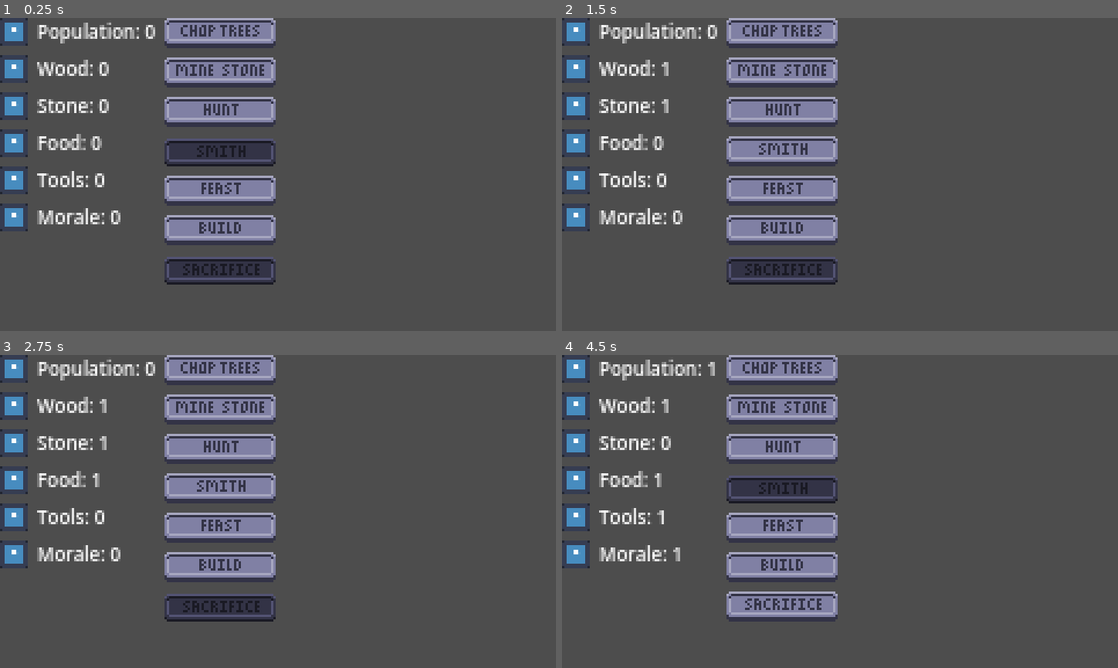
Above: before the commit, frames 1-4 (two rows, left to right).
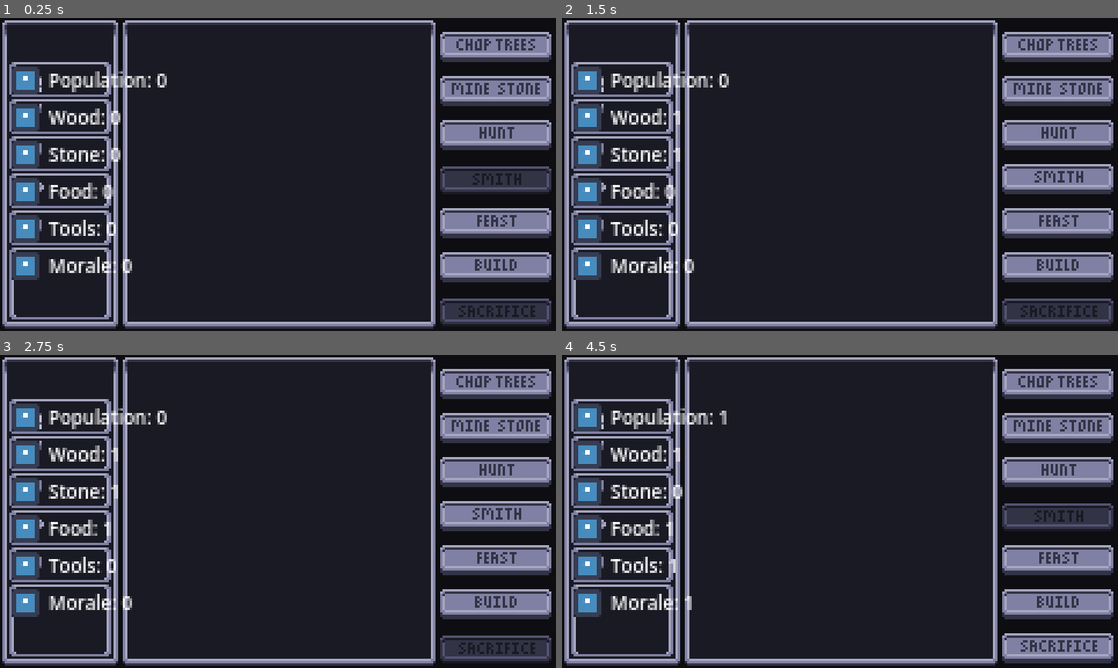
Above: after the commit, the same moments.

Repository: Gugubo/Inevitable
Game: Godot game, scene res://main.tscn
The game is run twice, just before and just after one commit, with the same random seed, the same clock (stepped at 60 frames per second) and the same inputs. The engine's default icon, where the game draws it, is replaced by a stand-in: a white triangle on a blue panel in a dark square.
Inputs (mouse positions are in pixels of both pictures, inside the frame that each line leads up to; where the layout moved, square brackets give the same spot in the first picture):
- Up to frame 1 (0.25 s): no input
- Up to frame 2 (1.5 s): click (1056, 46) [784, 33] at 0.5 s; click (1056, 89) [784, 71] at 1.25 s
- Up to frame 3 (2.75 s): click (494, 470) [222, 448] at 2 s
- Up to frame 4 (4.5 s): click (1056, 514) [784, 489] at 2.75 s; click (1056, 561) [784, 527] at 3.5 s; click (1056, 605) [784, 567] at 4.25 s

The runs differ from the first frame. In frame 1, 97% of the frame differs, in the area x 0-100%, y 0-100%; in frame 2, 98%; in frame 3, 98%; in frame 4, 98%.

Commit message:
Add game screen and adjust layout

Diff:
--- a/main.tscn
+++ b/main.tscn
@@ -1,5 +1,6 @@
 [gd_scene format=3 uid="uid://tq2gb80av05a"]
 
+[ext_resource type="Texture2D" uid="uid://d0j7cklmtp7db" path="res://assets/images/UI/game-screen.png" id="1_7mycd"]
 [ext_resource type="PackedScene" uid="uid://b1jknid0wh26y" path="res://inventory_item/inventory_item.tscn" id="1_ig7tw"]
 [ext_resource type="PackedScene" uid="uid://uc1lc4i3of7i" path="res://action_button/action_button.tscn" id="2_0xm2m"]
 [ext_resource type="Script" uid="uid://c0v0us8icuuq5" path="res://actions/loot.gd" id="3_1bvp3"]
@@ -176,84 +177,98 @@
 
 [node name="Main" type="Node2D" unique_id=301375471]
 
-[node name="HBoxContainer" type="HBoxContainer" parent="." unique_id=590169606]
-offset_right = 176.0
-offset_bottom = 241.0
-
-[node name="Inventory" type="VBoxContainer" parent="HBoxContainer" unique_id=1661290803]
-layout_mode = 2
-
-[node name="Population" parent="HBoxContainer/Inventory" unique_id=319682496 instance=ExtResource("1_ig7tw")]
-layout_mode = 2
-
-[node name="Wood" parent="HBoxContainer/Inventory" unique_id=2131792925 instance=ExtResource("1_ig7tw")]
-layout_mode = 2
-item = 1
-
-[node name="Stone" parent="HBoxContainer/Inventory" unique_id=575270068 instance=ExtResource("1_ig7tw")]
-layout_mode = 2
-item = 2
-
-[node name="Food" parent="HBoxContainer/Inventory" unique_id=333204539 instance=ExtResource("1_ig7tw")]
-layout_mode = 2
-item = 3
-
-[node name="Tools" parent="HBoxContainer/Inventory" unique_id=331343 instance=ExtResource("1_ig7tw")]
-layout_mode = 2
-item = 4
-
-[node name="Morale" parent="HBoxContainer/Inventory" unique_id=848110126 instance=ExtResource("1_ig7tw")]
-layout_mode = 2
-item = 5
-
-[node name="Buttons" type="VBoxContainer" parent="HBoxContainer" unique_id=636371600]
-layout_mode = 2
-
-[node name="ButtonGatherWood" parent="HBoxContainer/Buttons" unique_id=1860367952 instance=ExtResource("2_0xm2m")]
+[node name="Background" type="TextureRect" parent="." unique_id=1660014457]
+offset_right = 40.0
+offset_bottom = 40.0
+texture = ExtResource("1_7mycd")
+
+[node name="ActionButtons" type="VBoxContainer" parent="Background" unique_id=636371600]
+layout_mode = 1
+anchors_preset = 1
+anchor_left = 1.0
+anchor_right = 1.0
+offset_left = -50.0
+offset_top = 6.0
+offset_right = -2.0
+offset_bottom = 133.0
+grow_horizontal = 0
+theme_override_constants/separation = 6
+
+[node name="ButtonGatherWood" parent="Background/ActionButtons" unique_id=1860367952 instance=ExtResource("2_0xm2m")]
 layout_mode = 2
 texture_normal = SubResource("AtlasTexture_272bh")
 texture_pressed = SubResource("AtlasTexture_7mycd")
 texture_disabled = SubResource("AtlasTexture_5vw27")
 action = SubResource("Resource_272bh")
 
-[node name="ButtonGatherStone" parent="HBoxContainer/Buttons" unique_id=907666310 instance=ExtResource("2_0xm2m")]
+[node name="ButtonGatherStone" parent="Background/ActionButtons" unique_id=907666310 instance=ExtResource("2_0xm2m")]
 layout_mode = 2
 texture_normal = SubResource("AtlasTexture_kek77")
 texture_pressed = SubResource("AtlasTexture_4c57u")
 texture_disabled = SubResource("AtlasTexture_0odxb")
 action = SubResource("Resource_w48qg")
 
-[node name="ButtonHunt" parent="HBoxContainer/Buttons" unique_id=320675261 instance=ExtResource("2_0xm2m")]
+[node name="ButtonHunt" parent="Background/ActionButtons" unique_id=320675261 instance=ExtResource("2_0xm2m")]
 layout_mode = 2
 texture_normal = SubResource("AtlasTexture_dg77c")
 texture_pressed = SubResource("AtlasTexture_ycdy4")
 texture_disabled = SubResource("AtlasTexture_lswn8")
 action = SubResource("Resource_kek77")
 
-[node name="ButtonSmith" parent="HBoxContainer/Buttons" unique_id=634532232 instance=ExtResource("2_0xm2m")]
+[node name="ButtonSmith" parent="Background/ActionButtons" unique_id=634532232 instance=ExtResource("2_0xm2m")]
 layout_mode = 2
 texture_normal = SubResource("AtlasTexture_efxa6")
 texture_pressed = SubResource("AtlasTexture_w48qg")
 texture_disabled = SubResource("AtlasTexture_vivmo")
 action = SubResource("Resource_4c57u")
 
-[node name="ButtonThrowFeast" parent="HBoxContainer/Buttons" unique_id=1182038105 instance=ExtResource("2_0xm2m")]
+[node name="ButtonThrowFeast" parent="Background/ActionButtons" unique_id=1182038105 instance=ExtResource("2_0xm2m")]
 layout_mode = 2
 texture_normal = SubResource("AtlasTexture_2cqfq")
 texture_pressed = SubResource("AtlasTexture_yaehf")
 texture_disabled = SubResource("AtlasTexture_074og")
 action = SubResource("Resource_dg77c")
 
-[node name="ButtonBuildHouse" parent="HBoxContainer/Buttons" unique_id=1221942816 instance=ExtResource("2_0xm2m")]
+[node name="ButtonBuildHouse" parent="Background/ActionButtons" unique_id=1221942816 instance=ExtResource("2_0xm2m")]
 layout_mode = 2
 texture_normal = SubResource("AtlasTexture_cegan")
 texture_pressed = SubResource("AtlasTexture_82xsv")
 texture_disabled = SubResource("AtlasTexture_getpj")
 action = SubResource("Resource_2cqfq")
 
-[node name="ButtonSacrifice" parent="HBoxContainer/Buttons" unique_id=732417558 instance=ExtResource("2_0xm2m")]
+[node name="ButtonSacrifice" parent="Background/ActionButtons" unique_id=732417558 instance=ExtResource("2_0xm2m")]
 layout_mode = 2
 texture_normal = SubResource("AtlasTexture_ryguw")
 texture_pressed = SubResource("AtlasTexture_d13ii")
 texture_disabled = SubResource("AtlasTexture_1u8w0")
 action = SubResource("Resource_lquwl")
+
+[node name="Inventory" type="VBoxContainer" parent="Background" unique_id=1661290803]
+layout_mode = 0
+offset_left = 5.0
+offset_top = 21.0
+offset_right = 48.0
+offset_bottom = 113.0
+
+[node name="Population" parent="Background/Inventory" unique_id=319682496 instance=ExtResource("1_ig7tw")]
+layout_mode = 2
+
+[node name="Wood" parent="Background/Inventory" unique_id=2131792925 instance=ExtResource("1_ig7tw")]
+layout_mode = 2
+item = 1
+
+[node name="Stone" parent="Background/Inventory" unique_id=575270068 instance=ExtResource("1_ig7tw")]
+layout_mode = 2
+item = 2
+
+[node name="Food" parent="Background/Inventory" unique_id=333204539 instance=ExtResource("1_ig7tw")]
+layout_mode = 2
+item = 3
+
+[node name="Tools" parent="Background/Inventory" unique_id=331343 instance=ExtResource("1_ig7tw")]
+layout_mode = 2
+item = 4
+
+[node name="Morale" parent="Background/Inventory" unique_id=848110126 instance=ExtResource("1_ig7tw")]
+layout_mode = 2
+item = 5
Not shown, added: assets/images/UI/game-screen.png.import
